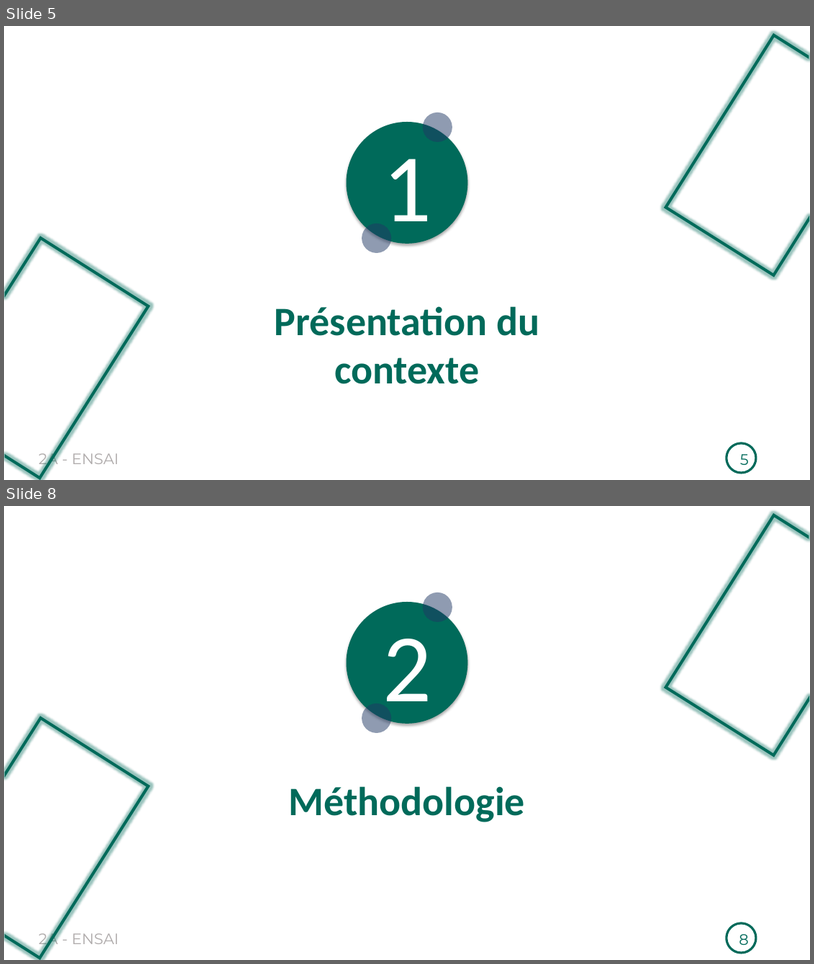
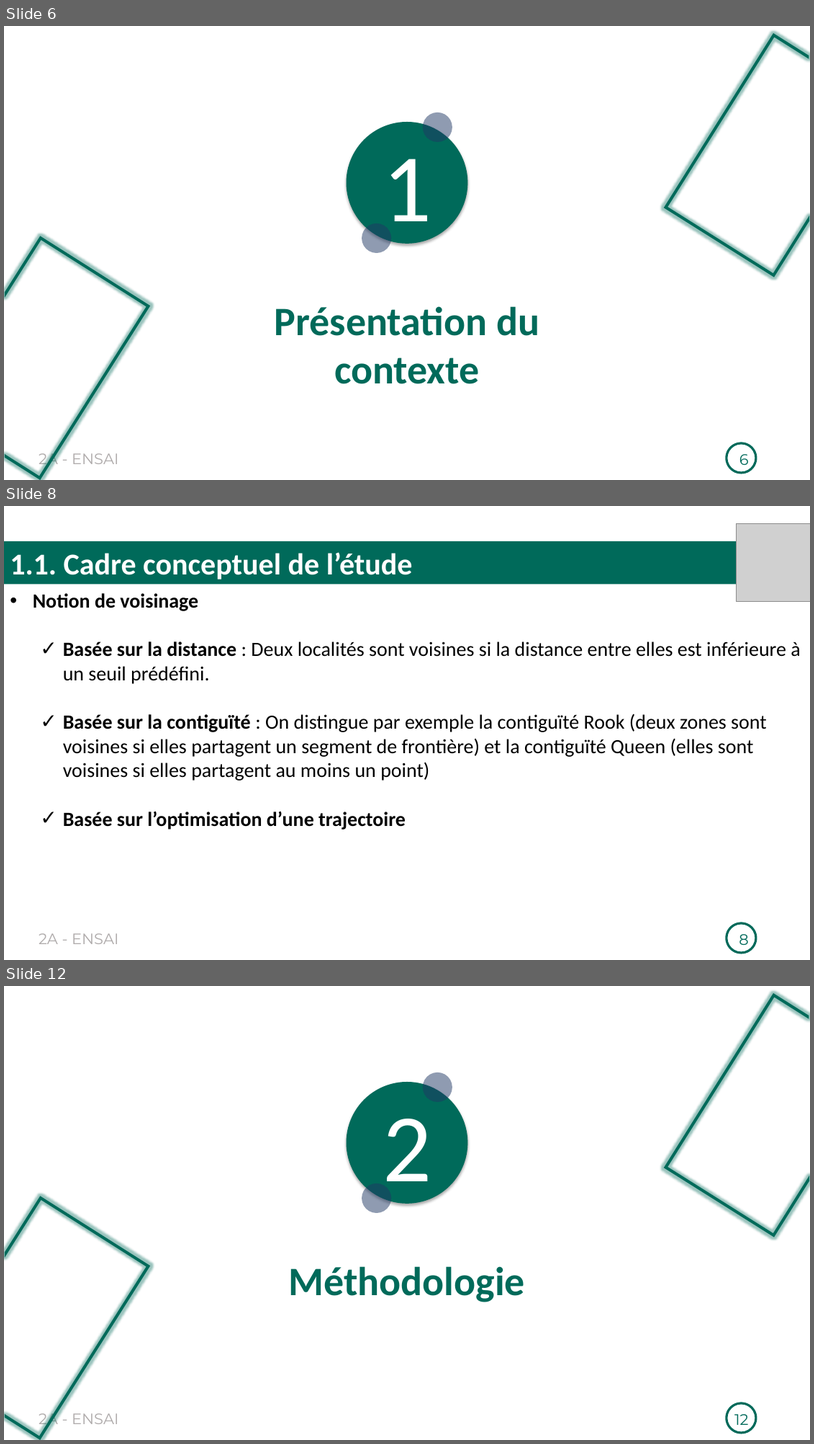
Before and after one commit to Richard-GOZAN/Projet-Stat-2A-Ensai, a slide deck: Présentation/Soutenance_Groupe25.pptx. Shown one above the other, each under a label of ours: slides 5 and 8 before the commit, slides 6, 8 and 12 after it; the slides between them are not shown. The pictures are 814x964 and 814x1444 pixels, drawn with LibreOffice and Linux fonts; fonts in the diff are those of the drawing; grey boxes stand for pictures. Boxes give left, top, right and bottom in pixels: in the first picture for what was removed or moved away, otherwise in the second. Text is boxed around its words. In the diff, an @@ line names an element or a change of style, - is before the commit and + after.

```diff
--- a/Présentation/Soutenance_Groupe25.pptx
+++ b/Présentation/Soutenance_Groupe25.pptx
@@ slide 8 added at (x1=4, y1=506, x2=810, y2=960), background #FFFFFF; not listed: 2 template elements that a slide beside it also shows @@
@@ picture added at (x1=737, y1=523, x2=810, y2=601) @@
@@ rectangle added at (x1=4, y1=541, x2=810, y2=584), fill #006A5A, 36 pt, text #FFFFFF, bold @@
+1.1. Cadre conceptuel de l’étude
@@ text added at (x1=33, y1=593, x2=800, y2=829), 24 pt, text #000000 @@
+• Notion de voisinage
+  ✓ Basée sur la distance : Deux localités sont voisines si la distance entre elles est inférieure à un seuil prédéfini.
+  ✓ Basée sur la contiguïté : On distingue par exemple la contiguïté Rook (deux zones sont voisines si elles partagent un segment de frontière) et la contiguïté Queen (elles sont voisines si elles partagent au moins un point)
+  ✓ Basée sur l’optimisation d’une trajectoire
@@ page number added at (x1=739, y1=934, x2=748, y2=944), 18 pt, text #006A5A @@
+8
@@ what was slide 5 is now slide 6 @@
@@ page number at (x1=740, y1=454, x2=749, y2=464): text changed @@
-5
+6
@@ what was slide 8 is now slide 12 @@
@@ page number at (x1=735, y1=1414, x2=749, y2=1424): text changed @@
-8
+12
```
Also in this commit, not shown: 5 slides changed, 4 other slides added, 1 slide removed, 1 other file.
